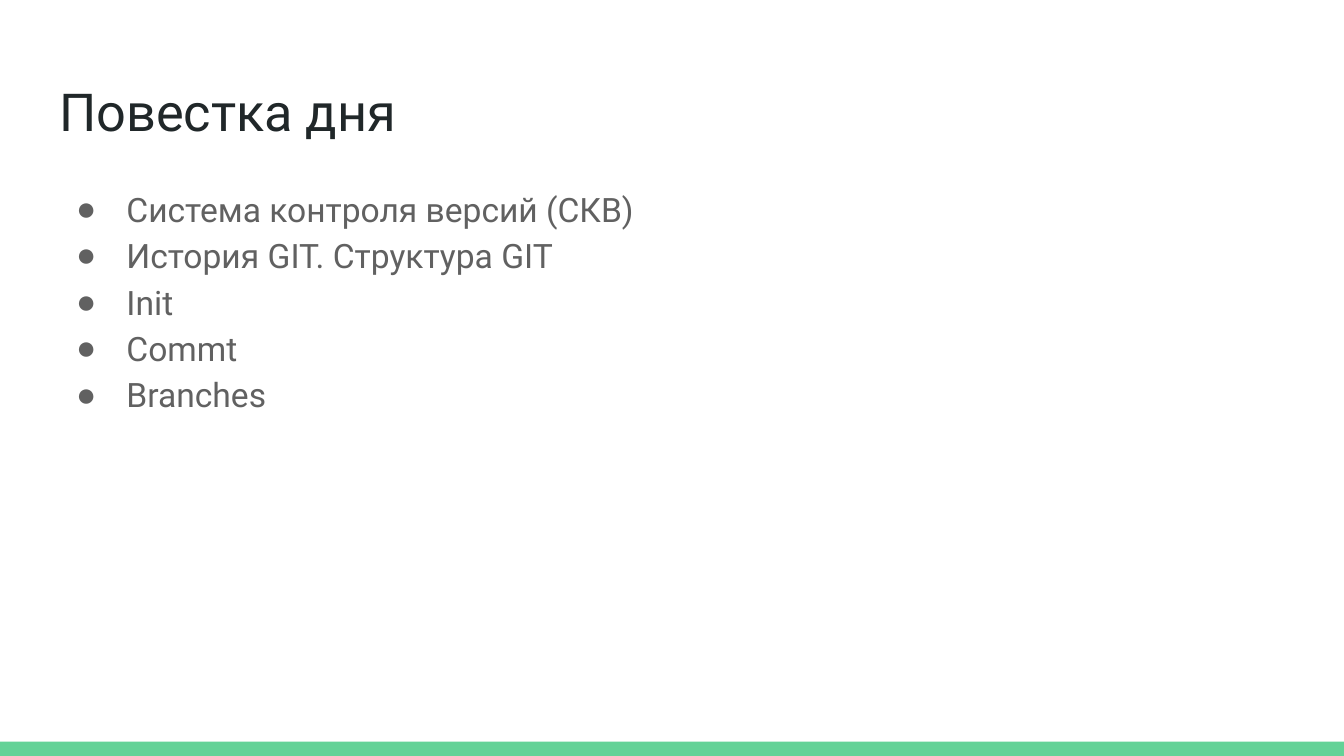
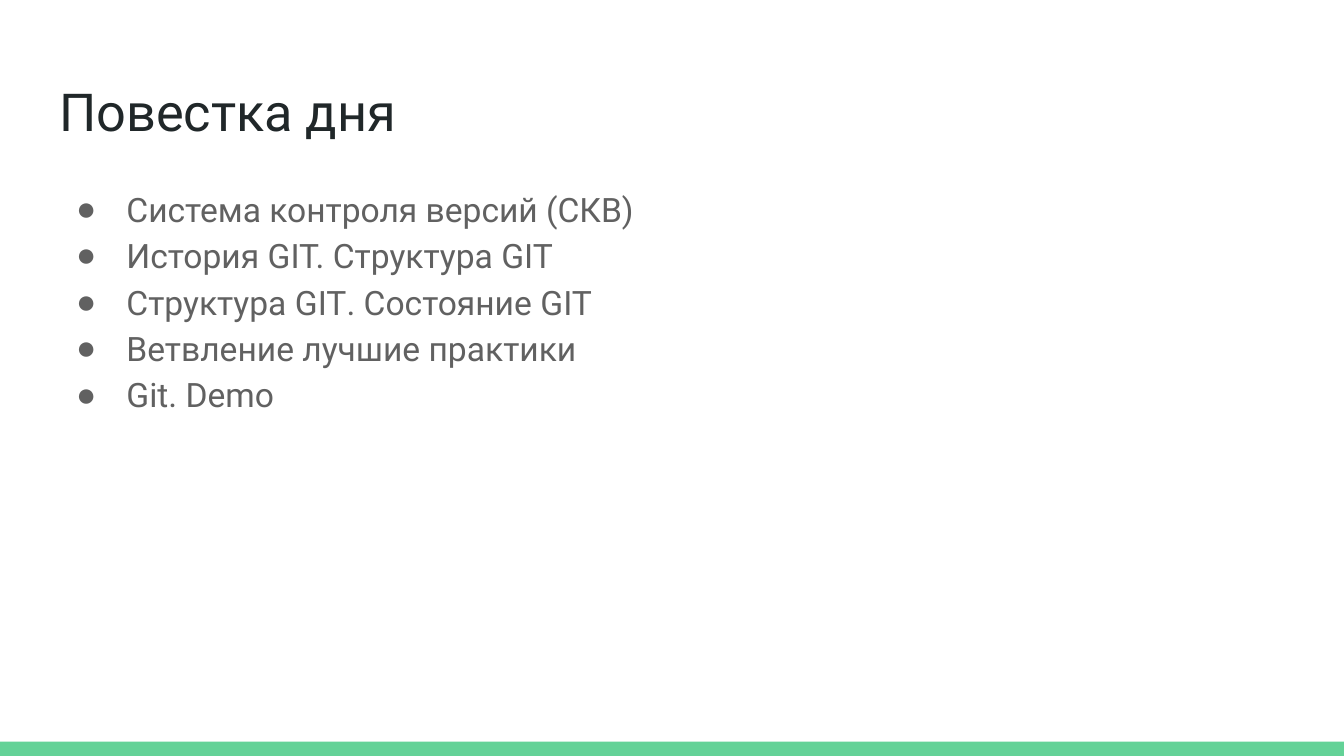
Before and after one commit to Homln/Python, a slide deck: slide 2 of 02.GIT.Homitsevich.pptx. Drawn at 1344x756 pixels with LibreOffice and Linux fonts; fonts in the diff are those of the drawing. Boxes give left, top, right and bottom in pixels: in the first picture for what was removed or moved away, otherwise in the second. Text is boxed around its words. In the diff, an @@ line names an element or a change of style, - is before the commit and + after.

```diff
--- a/02.GIT.Homitsevich.pptx
+++ b/02.GIT.Homitsevich.pptx
@@ text at bbox=[126, 291, 592, 408]: text changed @@
-● Init
-● Commt
-● Branches
+● Структура GIT. Состояние GIT
+● Ветвление лучшие практики
+● Git. Demo
```
Also in this commit, not shown: 1 other slide changed, 3 slides removed.
